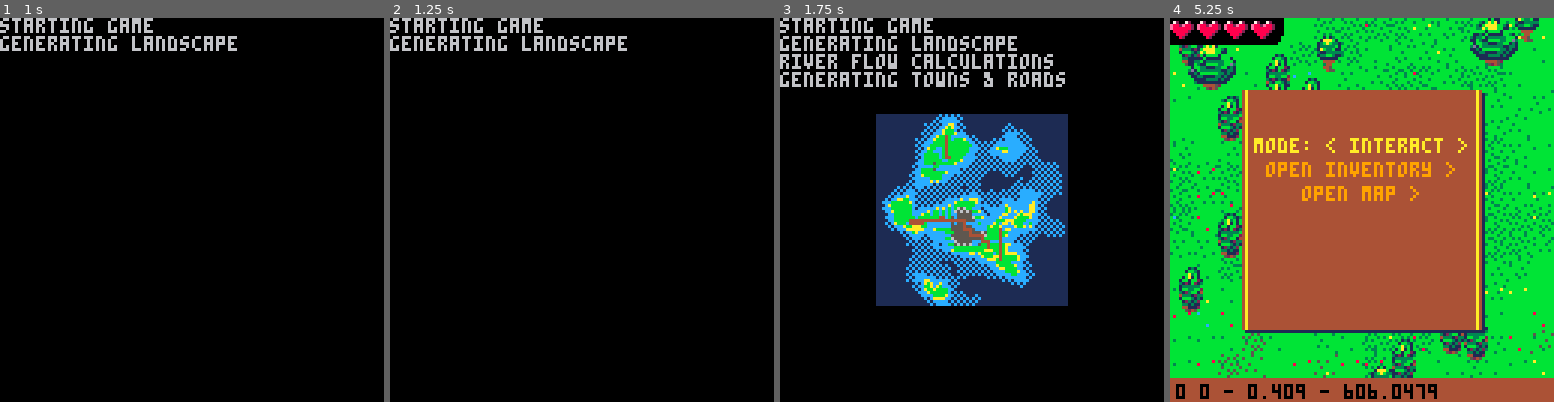
Above: before the commit, frames 1-4 (left to right).
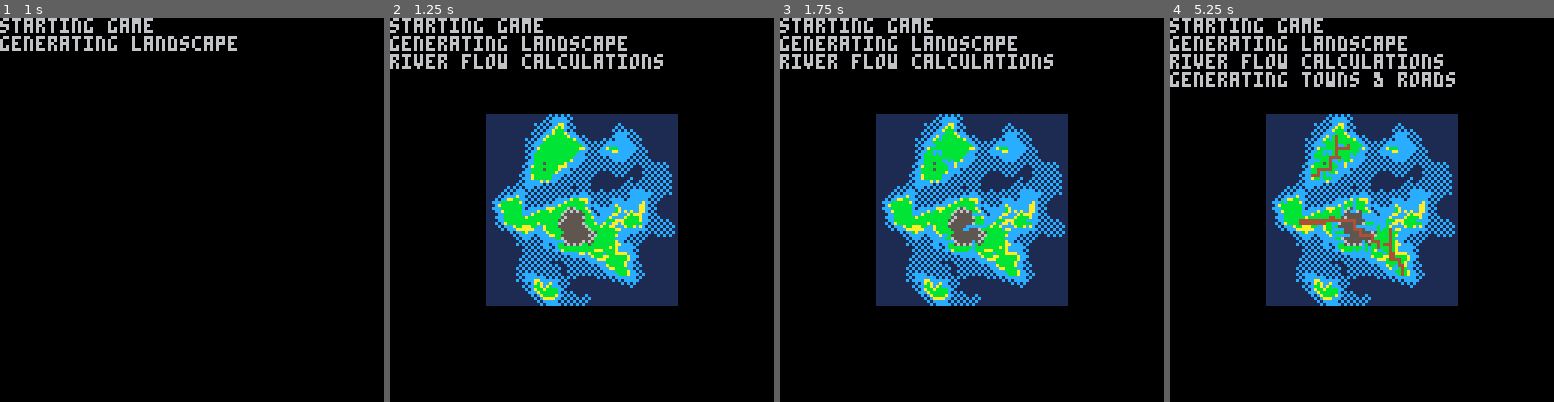
Above: after the commit, the same moments.

Repository: zet23t/pico8-finjr
Game: PICO-8 cartridge finjr.p8
Two runs of this game, one before a commit and one after it. Both use one fixed random seed, a clock stepped at 60 frames per second and the inputs below.
Inputs:
- Up to frame 1 (1 s): tap X (X key) at 0.33 s; tap O (Z key) at 0.7 s
- Up to frame 2 (1.25 s): tap X (X key) at 1.07 s
- Up to frame 3 (1.75 s): hold Right from 1.6 s (still down); tap O (Z key) at 1.7 s
- Up to frame 4 (5.25 s): tap X (X key) every 1.12 s from 1.85 to 5.2 s; release Right at 2.1 s; tap O (Z key) every 0.4 s from 2.1 to 4.9 s; hold Up 2.15-2.42 s; hold Right 2.47-3.03 s; hold Left 3.08-3.58 s; hold Down 3.63-3.97 s; hold Right 4.02-4.68 s; hold Up 4.73-5.03 s; hold Left from 5.08 s (still down)

Frame 1 is identical in both runs. In frame 2, 26% of the frame differs, in the area x 0-75%, y 9-75%; in frame 3, 2.3%; in frame 4, 98%, in the area x 0-100%, y 0-100%.

Commit message:
minor changes and improvements, more trees

Diff:
--- a/finjr.p8
+++ b/finjr.p8
@@ -24,6 +24,10 @@
 tile_1x1_flat_rocks_x = 32
 tile_1x1_flat_rocks_y = 40
 tile_heart = 16
+tile_2x2_tree_big_1 = 103
+tile_2x2_tree_big_2 = 105
+tile_1x2_tree_big_1 = 101
+tile_1x2_tree_big_2 = 102
 
 srnd_offset = 0
 
@@ -137,7 +141,8 @@
 			placecallback(x1,y1, d, 0, nx, ny)
 			placecallback(x2,y2, d, 1, nx, ny)
 		end
-		placecallback(x,y, d, dh, nx, ny)
+		local rx, ry = placecallback(x,y, d, dh, nx, ny, x1,y1,x2,y2)
+		if rx then x, y = rx, ry end
 		halfit(x1,y1,x,y, n, dstart, dh)
 		halfit(x,y,x2,y2, n, dh, dend)
 	end
@@ -234,37 +239,41 @@
 		local x,y = unpack(rnd(river_spawns))
 
 		local river_points = {}
-		while true do
-			local idx = idx_map_screen(x,y)
-			local h = map_heights[idx]
-			river_points[#river_points + 1] = {x * 128 + rndsym(48) + 64,y * 128 + rndsym(48) + 64}
-			local nodeinfo = {points = river_points, index = #river_points}
-			if map_rivers[idx] then
-				if #river_points > 1 then
-					local other = map_rivers[idx]
-					river_points[#river_points] = other[1].points[other[1].index]
-					other[#other + 1] = nodeinfo
+		if not map_rivers[idx_map_screen(x,y)] then
+			while true do
+				local idx = idx_map_screen(x,y)
+				local h = map_heights[idx]
+				river_points[#river_points + 1] = {x * 128 + rndsym(48) + 64,y * 128 + rndsym(48) + 64}
+				local nodeinfo = {points = river_points, index = #river_points}
+				if map_rivers[idx] then
+					if #river_points > 1 then
+						local other = map_rivers[idx]
+						river_points[#river_points] = other[1].points[other[1].index]
+						other[#other + 1] = nodeinfo
+					end
+					break
 				end
-				break
-			end
-			if (h < -0.05) break
-			map_rivers[idx] = {nodeinfo}
-
-			local h1,h2,h3,h4 = map_heights[idx_map_screen(x-1,y)] or 10, map_heights[idx_map_screen(x+1,y)] or 10,
-				map_heights[idx_map_screen(x,y-1)] or 10, map_heights[idx_map_screen] or 10
-
-			if h1 < h2 and h1 < h3 and h1 < h4 then
-				x = x - 1
-			elseif h2 < h3 and h2 < h4 then
-				x = x + 1
-			elseif h3 < h4 then
-				y = y - 1
-			else
-				y = y + 1
-			end
-			write_map(x, y, 12)
-		end
-		draw_map(32,32)
+				if (h < -0.05) break
+				map_rivers[idx] = {nodeinfo}
+
+				local h1,h2,h3,h4 = map_heights[idx_map_screen(x-1,y)] or 10, map_heights[idx_map_screen(x+1,y)] or 10,
+					map_heights[idx_map_screen(x,y-1)] or 10, map_heights[idx_map_screen(x,y+1)] or 10
+
+				if h1 < h2 and h1 < h3 and h1 < h4 then
+					x = x - 1
+				elseif h2 < h3 and h2 < h4 then
+					x = x + 1
+				elseif h3 < h4 then
+					y = y - 1
+				else
+					y = y + 1
+				end
+				write_map(x, y, 12)
+			end
+			draw_map(32,32)
+			flip()
+		end
+
 	end
 
 	print "generating towns & roads"
@@ -306,6 +315,8 @@
 				--print(" from "..x..","..y.." to "..other.center[1]..","..other.center[2])
 				--print("   found")
 				draw_map(32,32)
+				flip()
+
 				local path = {
 					nodes = path_nodes,
 				}
@@ -457,7 +468,7 @@
 function draw_stone_house(x,y, w, h, blockindex)
 	draw_stone_wall(x,y,w,h, blockindex)
 	for px=7, w - 5, 8 do
-		l_spr(tile_1x1_reet_roof_middle,x + px, y - 6, min(8, w-5-px)/8)
+		l_spr(tile_1x1_reet_roof_middle,x + px, y - 6, ceil(min(8, w-5-px)/8))
 	end
 	l_spr(tile_1x1_reet_roof_left, x - 1, y - 6)
 	l_spr(tile_1x1_reet_roof_right, x - 5 + w, y - 6)
@@ -532,7 +543,8 @@
 
 	local function connection(d, hcut, hoffset, x1,y1,x2,y2, ondraw)
 		srand(x1-x2+y1-y2+srnd_offset)
-		path(d,x1,y1,x2,y2,.5, function(x,y,d,p, nx, ny)
+		path(d,x1,y1,x2,y2,.5, function(x,y,d,p, nx, ny,x1,y1,x2,y2)
+--			assert(x1 and y1 and x2 and y2)
 			local idx = idx128(x,y)
 			local h = cached_map.height[idx]
 			if not h or h < hcut or not ishigherthanwaterlevel(h + hoffset) then return end
@@ -541,8 +553,9 @@
 			-- 	l_spr(83 + rnd(3), x, y - 6, .5, .5)
 			-- 	layer(5)
 			-- end
-			ondraw(x,y,d, p,nx, ny,h)
+			local rx, ry = ondraw(x,y,d, p,nx, ny,h,x1,y1,x2,y2)
 			block(x,y)
+			return rx, ry
 		end)
 	end
 
@@ -641,6 +654,7 @@
 		end)
 	end
 
+	local bridgeDocPoints = {}
 	local function bridge(x1,y1,x2,y2)
 		local px, py = (x1+x2) * .5, (y1+y2) * .5
 		l_call(function()
@@ -649,6 +663,9 @@
 			pset(px,py,8)
 		end)
 		if (y1 < y2) x1,y1,x2,y2 = x2,y2,x1,y1
+
+		add(bridgeDocPoints, {x1,y1})
+		add(bridgeDocPoints, {x2,y2})
 
 		path(2.75,x1,y1,x2,y2,0, function(x,y, d, p, nx, ny)
 			local ox, oy = -ny, nx
@@ -662,7 +679,7 @@
 				l_spr(0,x,y+2)
 			end
 			for l=-6,6,2 do
-				if l == -6 or l > -1 then
+				if l == -6 or l > -1 or abs(oy) < .5 then
 					local src_offset = l>-5 and l < 5 and 4 or 0
 					local y = py+oy*l
 					layer(flr(y-4 -src_offset))
@@ -673,13 +690,13 @@
 		end)
 	end
 
-	local function road(x1,y1,x2,y2,split)
+	local function get_intersecting_river_points(x1,y1,x2,y2, near_dist, nearby)
 		local rd = distance(x1,y1,x2,y2)
-		local nearby = {}
+		nearby = nearby or {}
 		for p in all(river_points) do
 			local dist,px,py, cross = dist_segment_point(x1,y1,x2,y2, p.x, p.y, rd)
-			if dist < 14 then
-				layer(200)
+			if dist < near_dist then
+				--layer(200)
 				-- l_call(function()
 				-- 	line(p.x, p.y, p.x + p.nx*8, p.y + p.ny * 8, 9)
 				-- 	pset(p.x,p.y,8)
@@ -687,6 +704,12 @@
 				nearby[#nearby + 1] = p
 			end
 		end
+		return nearby
+	end
+
+	local road_sprite_points
+	local function road(x1,y1,x2,y2,split)
+		local nearby = get_intersecting_river_points(x1,y1,x2,y2, 14)
 
 		split = (split or 0)
 		if #nearby > 1 and split < 1 then
@@ -708,11 +731,13 @@
 			-- 	line(px + nx * 12, py + ny * 12, x2, y2, 10)
 			-- end)
 			--if true then return end
-			road(x1, y1, px - nx * 30, py - ny * 30, split)
-			road(px - nx * 13, py - ny * 13, px - nx * 30, py - ny * 30, split)
-			bridge(px - nx * 13, py - ny * 13, px + nx * 13, py + ny * 13)
-			road(px + nx * 13, py + ny * 13, px + nx * 30, py + ny * 30, split)
-			road(px + nx * 30, py + ny * 30, x2, y2, split)
+			if #bridgeDocPoints == 0 then
+				road(x1, y1, px - nx * 30, py - ny * 30, split)
+				road(px - nx * 13, py - ny * 13, px - nx * 30, py - ny * 30, split)
+				bridge(px - nx * 13, py - ny * 13, px + nx * 13, py + ny * 13)
+				road(px + nx * 13, py + ny * 13, px + nx * 30, py + ny * 30, split)
+				road(px + nx * 30, py + ny * 30, x2, y2, split)
+			end
 			return
 		end
 		layer(3)
@@ -720,7 +745,21 @@
 		l_pal(5,10)
 		layer(4)
 		l_pal()
-		connection(5, 0, 0,x1,y1,x2,y2, function(x,y)
+		connection(5, 0, 0,x1,y1,x2,y2, function(x,y,d, p, nx, ny,h,x1,y1,x2,y2)
+			if x1 then
+				::retry::
+				assert(x1 and y1 and x2 and y2)
+				local intersects = get_intersecting_river_points(x1,y1,x,y,8)--xyz
+				get_intersecting_river_points(x2,y2,x,y,8, intersects)--xyz
+				if #intersects > 0 then
+					local mx,my = (x1+x2) * .5, (y1+y2) * .5
+					local nx,ny = (mx+x) * .5, (my + y) * .5
+					if distance(mx,my,nx,ny) > 1 then
+						x,y = nx,ny
+						goto retry
+					end
+				end
+			end
 			local n = 90 + rnd(2)
 			layer(3)
 			if rnd()> .17 then
@@ -734,6 +773,8 @@
 			if rnd() > .9 then
 				l_sspr(tile_1x1_flat_rocks_x + rndint(1) * 4, tile_1x1_flat_rocks_y + rndint(1) * 4, 4, 4, x - 3 + rndsym(2), y - 3 + rndsym(2))
 			end
+			add(road_sprite_points, {x=x,y=y,nx=nx,ny=ny})
+			return x, y
 		end)
 	end
 
@@ -760,11 +801,40 @@
 			end
 		end
 	end
-
-	local town = map_towns[idx_map_screen(sectionx, sectiony)]
+	local map_idx = idx_map_screen(sectionx, sectiony)
+	local roads = map_roads[map_idx]
+	if roads then
+		::retry::
+		local cx,cy = 64 +rndsym(48), 64 + rndsym(48)
+		for p in all(river_points) do
+			local dx, dy = cx - p.x, cy - p.y
+			local d= dx*dx+dy*dy
+			if d < 25*25 then goto retry end
+		end
+		layer(150)
+		-- l_call(function()rectfill(cx-2,cy-2,cx+2,cy+2,9) end)
+		srand(sectionx * 4 + (sectiony - .5) * 10)
+		if map_roads[idx_map_screen(sectionx,sectiony-1)] then
+			road(cx,cy + 5,rndsym(30)+60,-8)
+		end
+		srand(sectionx * 4 + (sectiony + .5) * 10)
+		if map_roads[idx_map_screen(sectionx,sectiony+1)] then
+			road(cx,cy - 5,rndsym(30)+60,128)
+		end
+		srand((sectionx-.5) * 4 + sectiony * 10)
+		if map_roads[idx_map_screen(sectionx-1,sectiony)] then
+			road(cx + 5,cy,-8, rndsym(30)+60)
+		end
+		srand((sectionx+.5) * 4 + sectiony * 10)
+		if map_roads[idx_map_screen(sectionx+1,sectiony)] then
+			road(cx - 5,cy,128, rndsym(30)+60)
+		end
+	end
+
+	local town = map_towns[map_idx]
 	if town then
-		layer(200)
-		l_call(function()print("town")end)
+		-- layer(200)
+		-- l_call(function()print("town")end)
 
 		for street in all(town.streets) do
 			srand(sectionx + sectiony * 10)
@@ -772,31 +842,15 @@
 			road(street.x1 - ox, street.y1 - oy, street.x2 - ox, street.y2 - oy)
 		end
 		-- road(46,49,80,50)
-		draw_stone_wall(-5,30,16 + rnd(10),10+rnd(10), block)
+		-- draw_stone_wall(-5,30,16 + rnd(10),10+rnd(10), block)
 	-- draw_stone_wall(50,25,36 + rnd(10),20+rnd(10), block)
-		-- draw_stone_house(20,80,16 + rnd(10),10 + rnd(10), block)
+		for i=1,rnd(5) do
+			draw_stone_house(14+rnd(100),14+rnd(100),16 + rnd(20),10 + rnd(10), block)
+		end
 		-- draw_stone_house(60,85,36 + rnd(10),10 + rnd(10), block)
 	end
 
 
-	-- road network outdated
-	-- local cx,cy = 64 +rndsym(48), 64 + rndsym(48)
-	-- srand(sectionx * 4 + (sectiony - .5) * 10)
-	-- if rnd() > .05 then
-	-- 	road(cx,cy + 5,rndsym(30)+60,-8)
-	-- end
-	-- srand(sectionx * 4 + (sectiony + .5) * 10)
-	-- if rnd() > .05 then
-	-- 	road(cx,cy - 5,rndsym(30)+60,128)
-	-- end
-	-- srand((sectionx-.5) * 4 + sectiony * 10)
-	-- if rnd() > .05 then
-	-- 	road(cx + 5,cy,-8, rndsym(30)+60)
-	-- end
-	-- srand((sectionx+.5) * 4 + sectiony * 10)
-	-- if rnd() > .05 then
-	-- 	road(cx - 5,cy,128, rndsym(30)+60)
-	-- end
 
 	srand(sectionx + sectiony * 10)
 	local roads = {}
@@ -865,6 +919,7 @@
 						spr(76 + (rand + time() * 4)%4, x, y)
 						pal()
 					end)
+					layer(-1)
 				end
 				l_pal()
 			else
@@ -893,17 +948,23 @@
 					if rnd() < pn - .25 then
 						--rocks
 						slice4spr(24,32,3, spx,spy)
-					elseif rnd() > 0.8 and pn < 0 and pn > -.15 then
+					elseif rnd() > pn + .3 and pn < 0.1 and pn > -.25 then
 						-- trees
 						if rnd() > .7 then
 							l_spr(97, spx, spy)
 							l_spr(99, spx, spy - 4)
-						else
+						elseif not isblocked(spx, spy + 8) then
 							l_spr(115, spx, spy)
-							if rnd() > .23 then
-								l_spr(101, spx, spy - 8, 1, 2)
+							if rnd() > .3 then
+								if rnd() > .5 then
+									l_spr(tile_1x2_tree_big_1, spx, spy - 8, 1, 2)
+								else
+									l_spr(tile_1x2_tree_big_2, spx, spy - 8, 1, 2)
+								end
+							elseif rnd() > .5 then
+								l_spr(tile_2x2_tree_big_1, spx-4, spy - 8, 2, 2)
 							else
-								l_spr(105, spx-4, spy - 8, 2, 2)
+								l_spr(tile_2x2_tree_big_2, spx-4, spy - 8, 2, 2)
 							end
 						end
 						--[[l_spr(99, spx + rndsym(2), spy - 4+rndsym(2))
@@ -925,6 +986,8 @@
 		end
 	end
 	draw_rims()
+
+	layer(10)
 	cached_map.sea_count = sea_count
 	cached_map.layer_copy = copy_layers()
 
@@ -1027,6 +1090,13 @@
 	local ppx = player_x - sectionx * 128
 	local ppy = flr(ppyg - ampl * (abs(sin(time() * 4)) - .5 ))
 	l_spr(0, ppx, ppyg + 4)
+	for i=1,15 do
+		l_pal(i,0)
+	end
+	l_spr(1, ppx+1, ppy, 1, 1, right)
+	l_spr(1, ppx-1, ppy, 1, 1, right)
+	l_spr(1, ppx, ppy-1, 1, 1, right)
+	l_pal()
 	l_spr(1, ppx, ppy, 1, 1, right)
 	local weapon_spr, weapon_x, weapon_y = flr(208 - sin(hit / 10) * 2.9),ppx + (right and 3 or -3), ppy
 	l_spr(weapon_spr,weapon_x,weapon_y, 1, 1, right)
@@ -1090,7 +1160,7 @@
 -- perlin
 
 perlin = {}
-perlin.p = {}
+local p = {}
 
 -- hash lookup table as defined by ken perlin
 -- this is a randomly arranged array of all numbers from 0-255 inclusive
@@ -1112,33 +1182,33 @@
 -- p is used to hash unit cube coordinates to [0, 255]
 for i=0,255 do
 	-- convert to 0 based index table
-	perlin.p[i] = permutation[i+1]
+	p[i] = permutation[i+1]
 	-- repeat the array to avoid buffer overflow in hash function
-	perlin.p[i+256] = permutation[i+1]
-end
+	p[i+256] = permutation[i+1]
+end
+local fade, lerp, grad
 
 -- return range: [-1, 1]
 function perlin:noise(x, y, z)
 	y = y or 0
 	z = z or 0
-
+	local flrx,flry,flrz = flr(x), flr(y), flr(z)
 	-- calculate the "unit cube" that the point asked will be located in
-	local xi = band(flr(x),255)
-	local yi = band(flr(y),255)
-	local zi = band(flr(z),255)
+	local xi = band(flrx,255)
+	local yi = band(flry,255)
+	local zi = band(flrz,255)
 
 	-- next we calculate the location (from 0 to 1) in that cube
-	x = x - flr(x)
-	y = y - flr(y)
-	z = z - flr(z)
+	x = x - flrx
+	y = y - flry
+	z = z - flrz
 
 	-- we also fade the location to smooth the result
-	local u = self.fade(x)
-	local v = self.fade(y)
-	local w = self.fade(z)
+	local u = fade(x)
+	local v = fade(y)
+	local w = fade(z)
 
 	-- hash all 8 unit cube coordinates surrounding input coordinate
-	local p = self.p
 	local a, aa, ab, aaa, aba, aab, abb, b, ba, bb, baa, bba, bab, bbb
 	a   = p[xi  ] + yi
 	aa  = p[a   ] + zi
@@ -1157,23 +1227,23 @@
 	bbb = p[ bb+1 ]
 
 	-- take the weighted average between all 8 unit cube coordinates
-	return self.lerp(w,
-		self.lerp(v,
-			self.lerp(u,
-				self:grad(aaa,x,y,z),
-				self:grad(baa,x-1,y,z)
+	return lerp(w,
+		lerp(v,
+			lerp(u,
+				grad(aaa,x,y,z),
+				grad(baa,x-1,y,z)
 			),
-			self.lerp(u,
-				self:grad(aba,x,y-1,z),
-				self:grad(bba,x-1,y-1,z)
+			lerp(u,
+				grad(aba,x,y-1,z),
+				grad(bba,x-1,y-1,z)
 			)
 		),
-		self.lerp(v,
-			self.lerp(u,
-				self:grad(aab,x,y,z-1), self:grad(bab,x-1,y,z-1)
+		lerp(v,
+			lerp(u,
+				grad(aab,x,y,z-1), grad(bab,x-1,y,z-1)
 			),
-			self.lerp(u,
-				self:grad(abb,x,y-1,z-1), self:grad(bbb,x-1,y-1,z-1)
+			lerp(u,
+				grad(abb,x,y-1,z-1), grad(bbb,x-1,y-1,z-1)
 			)
 		)
 	)
@@ -1181,7 +1251,7 @@
 
 -- gradient function finds dot product between pseudorandom gradient vector
 -- and the vector from input coordinate to a unit cube vertex
-perlin.dot_product = {
+local dot_product = {
 	[0x0]=function(x,y,z) return  x + y end,
 	[0x1]=function(x,y,z) return -x + y end,
 	[0x2]=function(x,y,z) return  x - y end,
@@ -1199,16 +1269,16 @@
 	[0xe]=function(x,y,z) return  y - x end,
 	[0xf]=function(x,y,z) return -y - z end
 }
-function perlin:grad(hash, x, y, z)
-	return self.dot_product[band(hash,0xf)](x,y,z)
+function grad(hash, x, y, z)
+	return dot_product[band(hash,0xf)](x,y,z)
 end
 
 -- fade function is used to smooth final output
-function perlin.fade(t)
+function fade(t)
 	return t * t * t * (t * (t * 6 - 15) + 10)
 end
 
-function perlin.lerp(t, a, b)
+function lerp(t, a, b)
 	return a + t * (b - a)
 end
 
Not shown, changed: 40 lines of the sprite sheet (__gfx__) section of finjr.p8
Not shown, changed: the sound effects (__sfx__) section of finjr.p8
